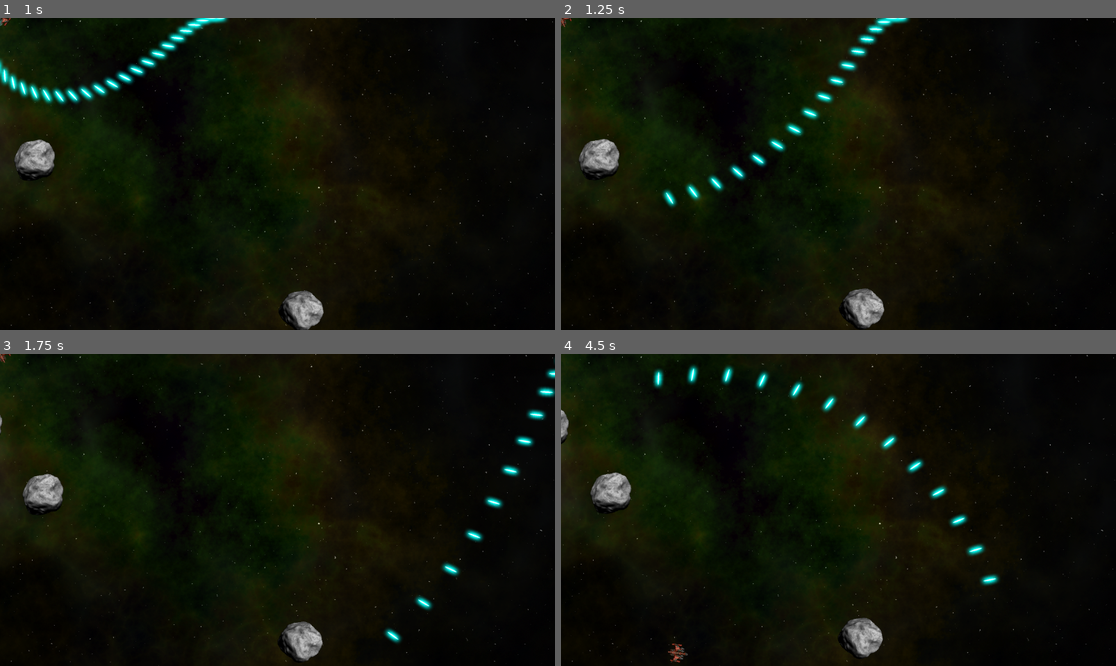
Above: before the commit, frames 1-4 (two rows, left to right).
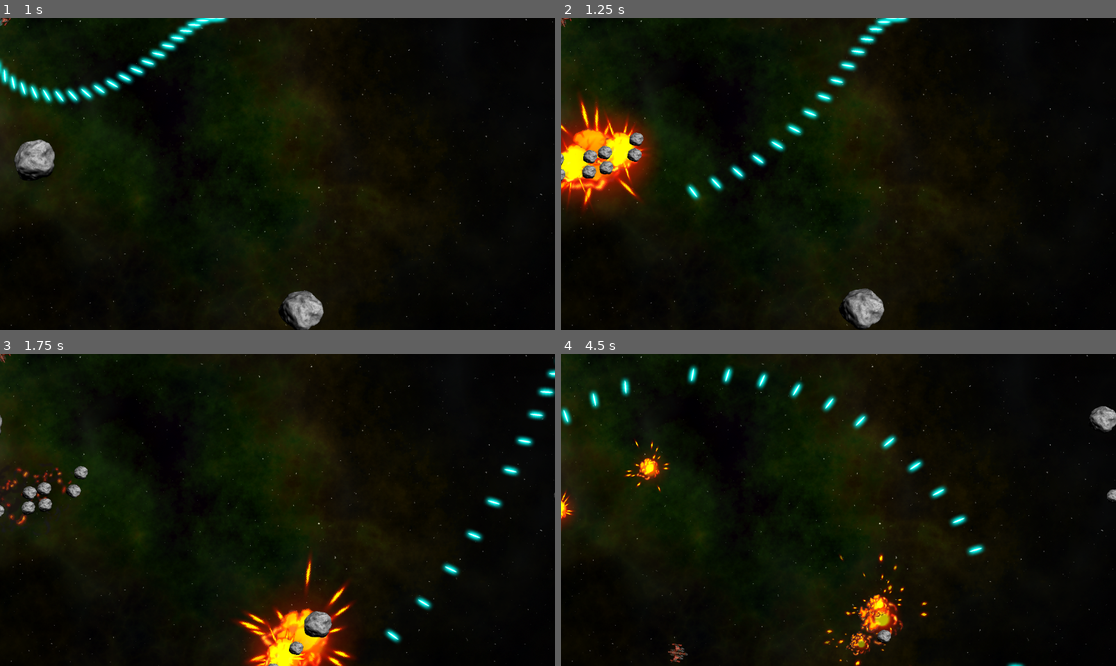
Above: after the commit, the same moments.

Repository: chrisvm/asteroids
Game: Godot game, scene res://main.tscn
Two runs of this game, one before a commit and one after it. Both use one fixed random seed, a clock stepped at 60 frames per second and the inputs below.
Inputs:
- Up to frame 1 (1 s): hold D (rotate_right) from 0.53 s (still down); hold Space (shoot) from 0.53 s (still down)
- Up to frame 2 (1.25 s): keep holding D (rotate_right); keep holding Space (shoot)
- Up to frame 3 (1.75 s): release D (rotate_right) at 1.28 s; release Space (shoot) at 1.28 s; hold A (rotate_left) from 1.28 s (still down); tap Space (shoot) at 1.35 s
- Up to frame 4 (4.5 s): release A (rotate_left) at 2.03 s; hold D (rotate_right) 2.03-2.78 s; hold Space (shoot) 2.03-2.78 s; hold W (thrust) 2.78-3.53 s; tap Space (shoot) at 2.85, 4.35 s; hold Space (shoot) 3.53-4.28 s; hold A (rotate_left) from 3.53 s (still down)

Frame 1 is identical in both runs. In frame 2, 4.8% of the frame differs, in the area x 0-21%, y 24-63%; in frame 3, 5.1%, in the area x 0-100%, y 35-100%; in frame 4, 3.9%.

Commit message:
Added small rock spawning.

Diff:
--- a/components/explosion/explosion.tscn
+++ b/components/explosion/explosion.tscn
@@ -1,9 +1,11 @@
-[gd_scene load_steps=4 format=3 uid="uid://cgqbix7au0drt"]
+[gd_scene load_steps=5 format=3 uid="uid://cgqbix7au0drt"]
 
 [ext_resource type="Texture2D" uid="uid://dluob1a22rgw3" path="res://assets/explosion.png" id="1_ehj1b"]
 
 [sub_resource type="Animation" id="Animation_ehj1b"]
 resource_name = "explosion"
+length = 0.64
+step = 0.1
 tracks/0/type = "value"
 tracks/0/imported = false
 tracks/0/enabled = true
@@ -11,14 +13,30 @@
 tracks/0/interp = 1
 tracks/0/loop_wrap = true
 tracks/0/keys = {
-"times": PackedFloat32Array(),
-"transitions": PackedFloat32Array(),
+"times": PackedFloat32Array(0, 0.6),
+"transitions": PackedFloat32Array(1, 1),
+"update": 0,
+"values": [0, 63]
+}
+
+[sub_resource type="Animation" id="Animation_m4nro"]
+length = 0.001
+tracks/0/type = "value"
+tracks/0/imported = false
+tracks/0/enabled = true
+tracks/0/path = NodePath(".:frame")
+tracks/0/interp = 1
+tracks/0/loop_wrap = true
+tracks/0/keys = {
+"times": PackedFloat32Array(0),
+"transitions": PackedFloat32Array(1),
 "update": 1,
-"values": []
+"values": [2]
 }
 
 [sub_resource type="AnimationLibrary" id="AnimationLibrary_m4nro"]
 _data = {
+&"RESET": SubResource("Animation_m4nro"),
 &"explosion": SubResource("Animation_ehj1b")
 }
 
@@ -28,6 +46,7 @@
 texture = ExtResource("1_ehj1b")
 hframes = 8
 vframes = 8
+frame = 2
 
 [node name="AnimationPlayer" type="AnimationPlayer" parent="."]
 root_node = NodePath("../Sprite2D")
--- a/components/rock/rock.gd
+++ b/components/rock/rock.gd
@@ -4,6 +4,8 @@
 var size
 var radius
 var scale_factor = 0.2
+
+signal exploded
 
 func start(_position, _velocity, _size):
 	screensize = DisplayServer.screen_get_size()
@@ -12,7 +14,7 @@
 	mass = 1.5 * size
 
 	# set explosion force based on size
-	$Explosion.scale =  	Vector2.ONE * 0.75 * size
+	$Explosion.scale = Vector2.ONE * 0.75 * size
 
 	# we set the scale based on size given, and create the shape
 	$Sprite2D.scale = Vector2.ONE * scale_factor * size
@@ -31,4 +33,12 @@
 	physics_state.transform = xform
 
 func explode():
-	pass
+	$CollisionShape2D.set_deferred("disabled", true)
+	$Sprite2D.hide()
+	$Explosion/AnimationPlayer.play("explosion")
+	$Explosion.show()
+	exploded.emit(size, radius, position, linear_velocity)
+	linear_velocity = Vector2.ZERO
+	angular_velocity = 0
+	await $Explosion/AnimationPlayer.animation_finished
+	queue_free()
--- a/main.gd
+++ b/main.gd
@@ -18,3 +18,13 @@
 	r.screensize = screensize
 	r.start(pos, vel, size)
 	call_deferred("add_child", r)
+	r.exploded.connect(self._on_rock_exploded)
+
+func _on_rock_exploded(size, radius, pos, vel):
+	if size <= 1:
+		return
+	for offset in [-1, 1]:
+		var dir = $Player.position.direction_to(pos).orthogonal() * offset
+		var newpos = pos + dir * radius
+		var newvel = dir * vel.length() * 1.1
+		spawn_rock(size - 1, newpos, newvel)
